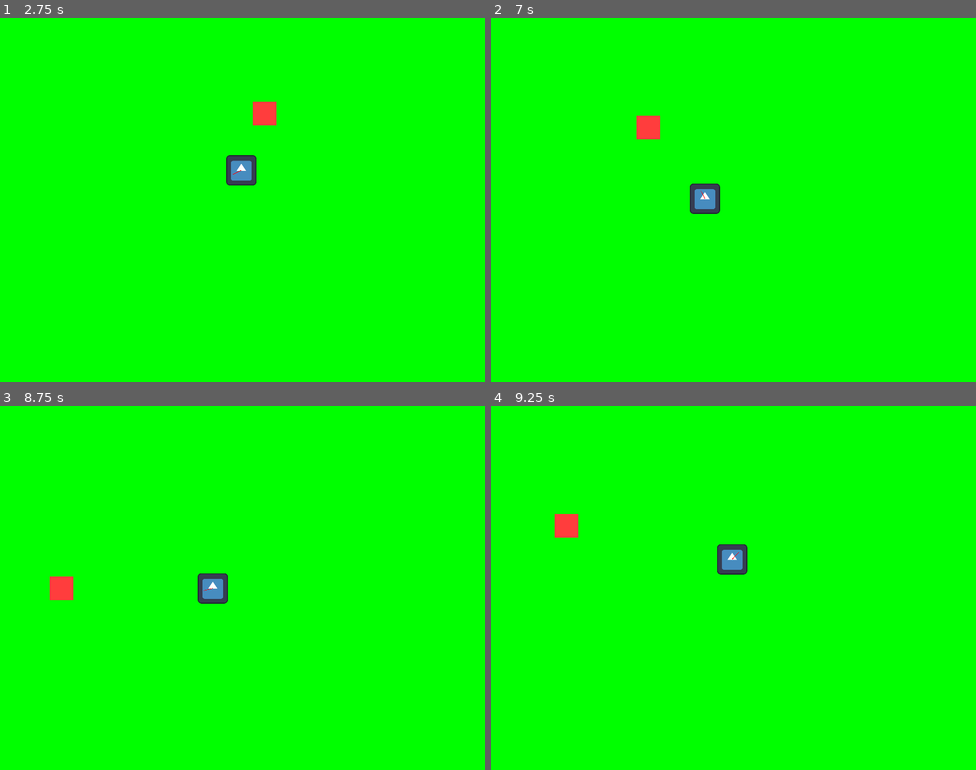
Above: before the commit, frames 1-4 (two rows, left to right).
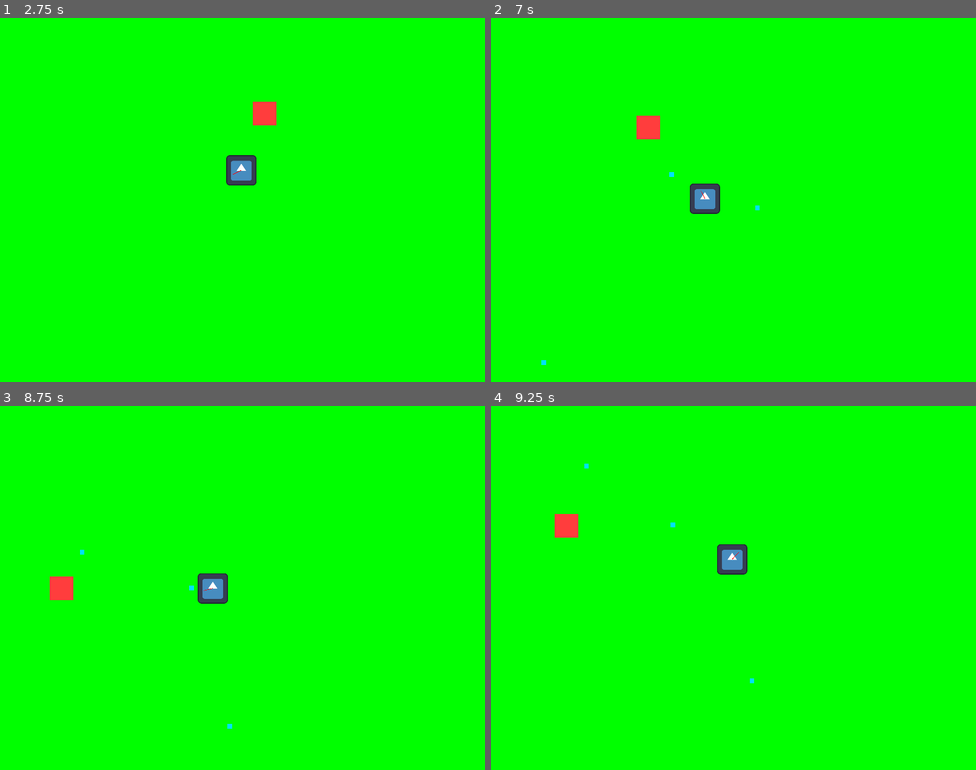
Above: after the commit, the same moments.

Repository: Zereijin/GGJ2023
Game: Godot game, scene res://main_menu/main_menu.tscn
Same seed, same stepped clock (60 frames per second), same inputs: the game is played once before the commit and once after it. The engine's default icon, where the game draws it, is replaced by a stand-in: a white triangle on a blue panel in a dark square.
Inputs (mouse positions are in pixels of both pictures, inside the frame that each line leads up to):
- Up to frame 1 (2.75 s): click "Play" at 0.5 s; tap Enter at 1.25 s; move the mouse to (349, 181) at 1.27 s; hold D (right) 1.28-2.03 s; move the mouse to (145, 218) at 2.02 s; hold S (down) from 2.03 s (still down)
- Up to frame 2 (7 s): move the mouse to (782, 119) at 2.77 s; release S (down) at 2.78 s; hold D (right) 2.78-3.53 s; move the mouse to (709, 272) at 3.52 s; hold W (up) 3.53-4.28 s; move the mouse to (879, 254) at 4.27 s; hold A (left) 4.28-5.78 s; move the mouse to (588, 145) at 5.02 s; tap Space at 5.75 s; move the mouse to (757, 200) at 5.77 s; hold S (down) 5.78-6.53 s; move the mouse to (660, 109) at 6.52 s; hold D (right) from 6.53 s (still down)
- Up to frame 3 (8.75 s): move the mouse to (349, 569) at 7.27 s; release D (right) at 7.28 s; hold W (up) 7.28-8.03 s; move the mouse to (145, 606) at 8.02 s; hold D (right) from 8.03 s (still down)
- Up to frame 4 (9.25 s): move the mouse to (782, 507) at 8.77 s; release D (right) at 8.78 s; hold S (down) from 8.78 s (still down)

Frame 1 is identical in both runs. In frame 2, less than 0.1% of the frame differs, in the area x 10-56%, y 42-96%; in frame 3, less than 0.1%; in frame 4, less than 0.1%.

Commit message:
Add projectiles

Diff:
--- a/game/game.tscn
+++ b/game/game.tscn
@@ -1,9 +1,10 @@
-[gd_scene load_steps=17 format=3 uid="uid://cxstjq63yeytk"]
+[gd_scene load_steps=18 format=3 uid="uid://cxstjq63yeytk"]
 
 [ext_resource type="Script" path="res://game/player/player.gd" id="1_f0o2r"]
 [ext_resource type="Texture2D" uid="uid://b836w3h88y88o" path="res://icon.svg" id="1_uw8f1"]
 [ext_resource type="Script" path="res://game/camera.gd" id="3_1xqbk"]
 [ext_resource type="Script" path="res://game/player/gun.gd" id="4_w3ckc"]
+[ext_resource type="PackedScene" uid="uid://bepqps3b2gmbp" path="res://game/player/projectile.tscn" id="5_c87sn"]
 
 [sub_resource type="Gradient" id="Gradient_3834j"]
 interpolation_mode = 1
@@ -114,3 +115,11 @@
 texture = SubResource("GradientTexture1D_stllp")
 offset = Vector2(10, 0)
 script = ExtResource("4_w3ckc")
+projectile = ExtResource("5_c87sn")
+
+[node name="Timer" type="Timer" parent="Garden/Objects/Player/Gun"]
+process_callback = 0
+wait_time = 2.0
+autostart = true
+
+[connection signal="timeout" from="Garden/Objects/Player/Gun/Timer" to="Garden/Objects/Player/Gun" method="_fire"]
--- a/game/player/gun.gd
+++ b/game/player/gun.gd
@@ -1,8 +1,24 @@
 extends Node2D
 
+## The type of projectile to fire
+@export
+var projectile : PackedScene
+
+## The number of projectiles to create at a time
+@export_range(0, 1000)
+var projectile_count := 1
+
+## The projectile accuracy parameter
+@export_range(0, 9)
+var accuracy := 0
+
 ## Whether the mouse pointer was moved recently, where “recently” means more recently than the last
-## time the aiming joystick was deflected above its dead zone.
+## time the aiming joystick was deflected above its dead zone
 var mouse_recent := true
+
+## The root player node
+@onready
+var player := get_parent()
 
 func _unhandled_input(event: InputEvent) -> void:
 	var mouse := event as InputEventMouseMotion
@@ -15,4 +31,12 @@
 
 func _physics_process(_delta: float) -> void:
 	if mouse_recent:
-		rotation = get_parent().get_local_mouse_position().angle()
+		rotation = player.get_local_mouse_position().angle()
+
+func _fire() -> void:
+	var angle_range := (45 - 5 * accuracy) / 360.0 * TAU
+	for i in range(projectile_count):
+		var proj := projectile.instantiate() as RigidBody2D
+		proj.position = player.position
+		proj.linear_velocity = proj.linear_velocity.rotated(rotation).rotated(randf_range(-angle_range, angle_range))
+		player.get_parent().add_child(proj)
--- /dev/null
+++ b/game/player/projectile.tscn
@@ -0,0 +1,7 @@
+[gd_scene load_steps=2 format=3 uid="uid://bepqps3b2gmbp"]
+
+[ext_resource type="PackedScene" uid="uid://0kfs3x4bphda" path="res://game/projectile.tscn" id="1_i4b6s"]
+
+[node name="projectile" instance=ExtResource("1_i4b6s")]
+collision_mask = 18
+delete_on_touch = 18
--- /dev/null
+++ b/game/projectile.gd
@@ -0,0 +1,22 @@
+extends RigidBody2D
+
+## Which physics layers the projectile should delete itself on contact with
+@export_flags_2d_physics
+var delete_on_touch := 0
+
+## Whether the projectile is deleting itself
+var _deleting := false
+
+## Invoked when a projectile is about to delete itself due to touching something
+##
+## Subclasses may override this function to provide custom behaviour.
+func _crashed(_body: PhysicsBody2D) -> void:
+	pass
+
+func _on_body_entered(raw_body: Node) -> void:
+	if not _deleting:
+		var body := raw_body as PhysicsBody2D
+		if body.collision_layer & delete_on_touch:
+			_deleting = true
+			self._crashed(body)
+			get_tree().queue_delete(self)
--- /dev/null
+++ b/game/projectile.tscn
@@ -0,0 +1,33 @@
+[gd_scene load_steps=5 format=3 uid="uid://0kfs3x4bphda"]
+
+[ext_resource type="Script" path="res://game/projectile.gd" id="1_o01i3"]
+
+[sub_resource type="Gradient" id="Gradient_4eqho"]
+interpolation_mode = 1
+offsets = PackedFloat32Array(0)
+colors = PackedColorArray(0, 0.890196, 1, 1)
+
+[sub_resource type="GradientTexture1D" id="GradientTexture1D_klqrn"]
+gradient = SubResource("Gradient_4eqho")
+width = 1
+
+[sub_resource type="CircleShape2D" id="CircleShape2D_hevbl"]
+radius = 5.0
+
+[node name="projectile" type="RigidBody2D"]
+collision_layer = 4
+collision_mask = 0
+max_contacts_reported = 10
+contact_monitor = true
+linear_velocity = Vector2(100, 0)
+linear_damp_mode = 1
+script = ExtResource("1_o01i3")
+
+[node name="Sprite" type="Sprite2D" parent="."]
+scale = Vector2(10, 10)
+texture = SubResource("GradientTexture1D_klqrn")
+
+[node name="CollisionShape" type="CollisionShape2D" parent="."]
+shape = SubResource("CircleShape2D_hevbl")
+
+[connection signal="body_entered" from="." to="." method="_on_body_entered"]
